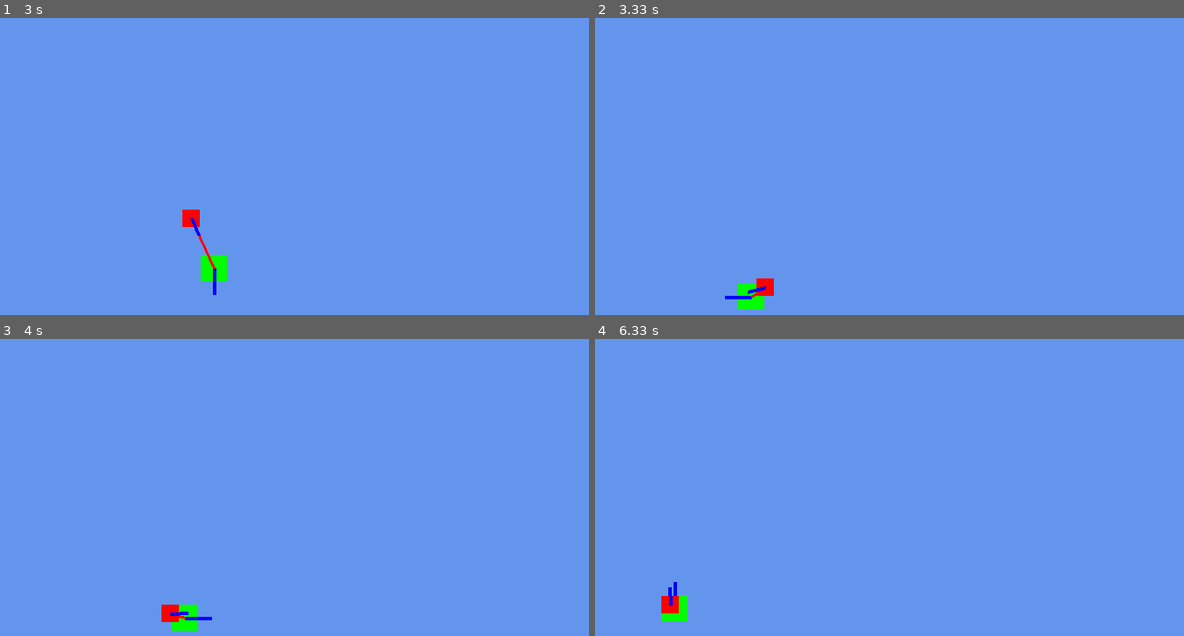
Above: before the commit, frames 1-4 (two rows, left to right).
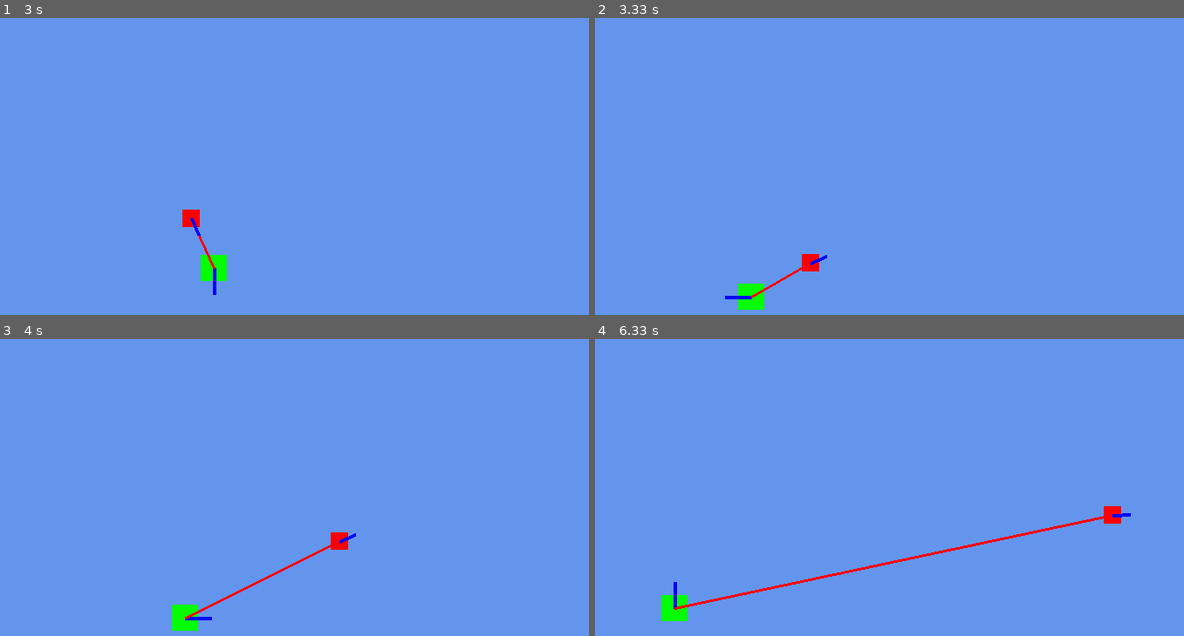
Above: after the commit, the same moments.

Repository: SamLayton97/GDD3400-PygameProject
Game: pygame game, started from IntroToPygame/IntroToPygame.py
The game is run twice, just before and just after one commit, with the same random seed, the same clock (stepped at 60 frames per second) and the same inputs.
Inputs:
- Up to frame 1 (3 s): hold A 0.33-0.87 s; hold S 0.9-1.2 s; hold A 1.23-1.63 s; hold W 1.67-2.03 s; hold D 2.07-2.7 s; hold S from 2.73 s (still down)
- Up to frame 2 (3.33 s): release S at 3.1 s; hold A from 3.13 s (still down)
- Up to frame 3 (4 s): release A at 3.6 s; hold D from 3.63 s (still down)
- Up to frame 4 (6.33 s): release D at 4.1 s; hold W 4.13-4.43 s; hold D 4.47-4.93 s; hold A 4.97-5.5 s; hold S 5.53-5.83 s; hold A 5.87-6.27 s; hold W from 6.3 s (still down)

Frame 1 is identical in both runs. In frame 2, 0.4% of the frame differs, in the area x 25-40%, y 79-94%; in frame 3, 0.6%; in frame 4, 1.0%, in the area x 11-91%, y 56-93%.

Commit message:
Agents now play basic game of tag. Will next implement world bounds

Diff:
--- a/IntroToPygame/Agent.py
+++ b/IntroToPygame/Agent.py
@@ -14,7 +14,7 @@
 	objectCenter = Vector(0, 0)
 	color = (0, 0, 0)
 	collisionBox = pygame.Rect(position.numerator, position.denominator, size, size)
-	aiSeekPlayer = True
+	isIt = True
 
 	# Constructor:
 	# Initializes agent's starting position,
@@ -67,4 +67,5 @@
 	def collisionDetect(self, other):
 		# if agent collides with another, swap between seek-flee behaviors
 		if self.collisionBox.colliderect(other.collisionBox) == True:
-			print("Collision")
+			self.isIt = not self.isIt
+			print(str(self.isIt))
--- a/IntroToPygame/Enemy.py
+++ b/IntroToPygame/Enemy.py
@@ -20,11 +20,15 @@
 
 	# Updates enemy's position, following target object if within attack range
 	def update(self, target):
-		# calculate direction and distance to target
-		directionToTarget = target.position - self.position
-		distToTarget = directionToTarget.length()
+		# if enemy is "it", calculate direction vector towards target
+		if self.isIt:
+			directionVector = target.position - self.position
+		# otherwise, calculate direction vector away from target
+		else:
+			directionVector = self.position - target.position
 
 		# if target is within attack range, follow it
+		distToTarget = directionVector.length()
 		if distToTarget < Constants.ATTACK_RANGE:
-			self.velocity = directionToTarget.normalize()
+			self.velocity = directionVector.normalize()
 			super().update(target)
